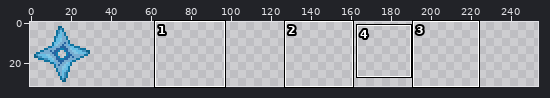
Sprite sheet -- Assets/Sprites/greninja/greninjaBullet.png. Above, an overview of the earlier version with the close-up marked.
Close-up. First the earlier version:
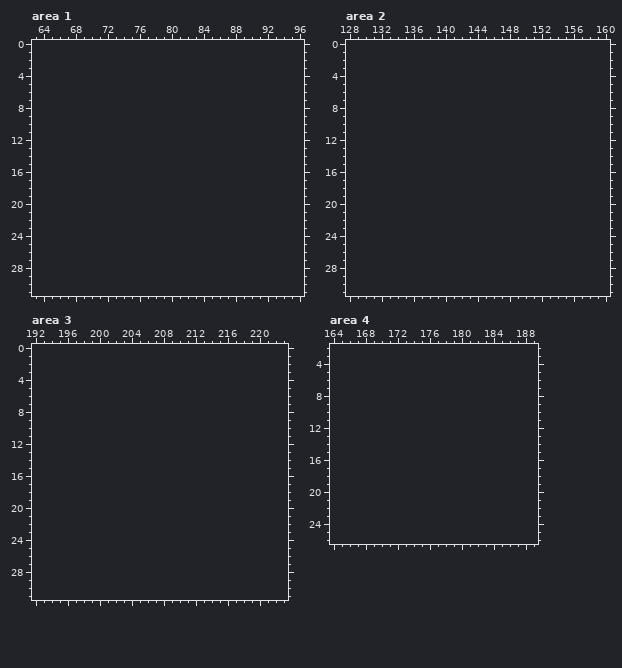
The file is 32x32 pixels. Shown: area 1: x 63..96, y 0..31; area 2: x 128..160, y 0..31; area 3: x 192..223, y 0..31; area 4: x 164..189, y 2..26. The old version is drawn lined up with the new one, on the new canvas. The wide view leaves out empty margins. The commit also changed other parts of the picture, which this record leaves out.
Once edited:
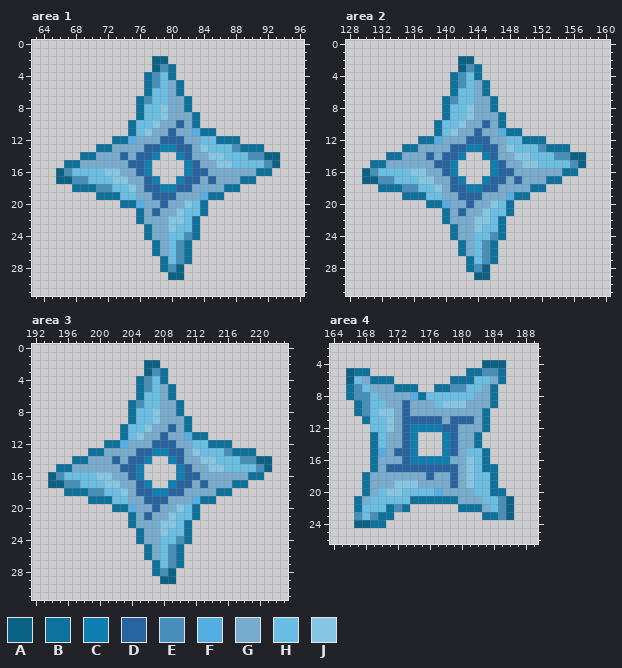
Palette (. is transparent): A #0b6287  B #0d729e  C #0e7fb0  D #2764a1  E #458fba  F #54aee3  G #78accf  H #68bee3  J #84c6e3
Changes in this commit:
canvas 32x32 -> 256x32
--- area 1
@@ x 63..96 @@
  1 ..................................
- 2 ..................................
- 3 ..................................
- 4 ..................................
- 5 ..................................
- 6 ..................................
- 7 ..................................
- 8 ..................................
- 9 ..................................
-10 ..................................
-11 ..................................
-12 ..................................
-13 ..................................
-14 ..................................
-15 ..................................
-16 ..................................
-17 ..................................
-18 ..................................
-19 ..................................
-20 ..................................
-21 ..................................
-22 ..................................
-23 ..................................
-24 ..................................
-25 ..................................
-26 ..................................
-27 ..................................
-28 ..................................
-29 ..................................
+ 2 ...............AA.................
+ 3 ...............AEB................
+ 4 ..............BEHB................
+ 5 ..............BEHGB...............
+ 6 ..............BHHGB...............
+ 7 .............BEHHGGB..............
+ 8 .............BHHJGGB..............
+ 9 .............BHHJGGGB.............
+10 ............BHHJGGDGB.............
+11 ............BHJGGDGGFBB...........
+12 ..........BBFGGGDDDGGHHBBB........
+13 ........BBGGGGDDCCDDGJHHHEBBB.....
+14 ......BBGGGDGDDC..CDGGJJHHHEEAA...
+15 ....BBGGGGGGDDC....CDGGJJHHHHEA...
+16 ...AEHHHHJJGGDC....CDDGGGGGGBB....
+17 ...AAEEHHHJJGGDC..CDDGDGGGBB......
+18 .....BBBEEHHJGDDCCDDGGGGBB........
+19 ........BBBHHGGDDDGGGFBB..........
+20 ...........BBFGGDGGJHB............
+21 .............BGDGGJHHB............
+22 .............BGGGJJHB.............
+23 ..............BGGJHHB.............
+24 ..............BGGHHEB.............
+25 ...............BGHEB..............
+26 ...............BGHEB..............
+27 ................BHEB..............
+28 ................BEA...............
+29 .................AA...............
 30 ..................................
--- area 2
@@ x 128..160 @@
  1 .................................
- 2 .................................
- 3 .................................
- 4 .................................
- 5 .................................
- 6 .................................
- 7 .................................
- 8 .................................
- 9 .................................
-10 .................................
-11 .................................
-12 .................................
-13 .................................
-14 .................................
-15 .................................
-16 .................................
-17 .................................
-18 .................................
-19 .................................
-20 .................................
-21 .................................
-22 .................................
-23 .................................
-24 .................................
-25 .................................
-26 .................................
-27 .................................
-28 .................................
-29 .................................
+ 2 ..............AA.................
+ 3 ..............AEB................
+ 4 .............BEHB................
+ 5 .............BEHGB...............
+ 6 .............BHHGB...............
+ 7 ............BEHHGGB..............
+ 8 ............BHHJGGB..............
+ 9 ............BHHJGGGB.............
+10 ...........BHHJGGDGB.............
+11 ...........BHJGGDGGFBB...........
+12 .........BBFGGGDDDGGHHBBB........
+13 .......BBGGGGDDCCDDGJHHHEBBB.....
+14 .....BBGGGDGDDC..CDGGJJHHHEEAA...
+15 ...BBGGGGGGDDC....CDGGJJHHHHEA...
+16 ..AEHHHHJJGGDC....CDDGGGGGGBB....
+17 ..AAEEHHHJJGGDC..CDDGDGGGBB......
+18 ....BBBEEHHJGDDCCDDGGGGBB........
+19 .......BBBHHGGDDDGGGFBB..........
+20 ..........BBFGGDGGJHB............
+21 ............BGDGGJHHB............
+22 ............BGGGJJHB.............
+23 .............BGGJHHB.............
+24 .............BGGHHEB.............
+25 ..............BGHEB..............
+26 ..............BGHEB..............
+27 ...............BHEB..............
+28 ...............BEA...............
+29 ................AA...............
 30 .................................
--- area 3
@@ x 192..223 @@
  1 ................................
- 2 ................................
- 3 ................................
- 4 ................................
- 5 ................................
- 6 ................................
- 7 ................................
- 8 ................................
- 9 ................................
-10 ................................
-11 ................................
-12 ................................
-13 ................................
-14 ................................
-15 ................................
-16 ................................
-17 ................................
-18 ................................
-19 ................................
-20 ................................
-21 ................................
-22 ................................
-23 ................................
-24 ................................
-25 ................................
-26 ................................
-27 ................................
-28 ................................
-29 ................................
+ 2 ..............AA................
+ 3 ..............AEB...............
+ 4 .............BEHB...............
+ 5 .............BEHGB..............
+ 6 .............BHHGB..............
+ 7 ............BEHHGGB.............
+ 8 ............BHHJGGB.............
+ 9 ............BHHJGGGB............
+10 ...........BHHJGGDGB............
+11 ...........BHJGGDGGFBB..........
+12 .........BBFGGGDDDGGHHBBB.......
+13 .......BBGGGGDDCCDDGJHHHEBBB....
+14 .....BBGGGDGDDC..CDGGJJHHHEEAA..
+15 ...BBGGGGGGDDC....CDGGJJHHHHEA..
+16 ..AEHHHHJJGGDC....CDDGGGGGGBB...
+17 ..AAEEHHHJJGGDC..CDDGDGGGBB.....
+18 ....BBBEEHHJGDDCCDDGGGGBB.......
+19 .......BBBHHGGDDDGGGFBB.........
+20 ..........BBFGGDGGJHB...........
+21 ............BGDGGJHHB...........
+22 ............BGGGJJHB............
+23 .............BGGJHHB............
+24 .............BGGHHEB............
+25 ..............BGHEB.............
+26 ..............BGHEB.............
+27 ...............BHEB.............
+28 ...............BEA..............
+29 ................AA..............
 30 ................................
--- area 4
@@ x 164..189 @@
  3 ..........................
- 4 ..........................
- 5 ..........................
- 6 ..........................
- 7 ..........................
- 8 ..........................
- 9 ..........................
-10 ..........................
-11 ..........................
-12 ..........................
-13 ..........................
-14 ..........................
-15 ..........................
-16 ..........................
-17 ..........................
-18 ..........................
-19 ..........................
-20 ..........................
-21 ..........................
-22 ..........................
-23 ..........................
-24 ..........................
+ 4 ...................AAA....
+ 5 ..ABB............BBEEB....
+ 6 ..AHGBBB.......BBBHHGB....
+ 7 ..BEHGGGBBB..BBEEHHGB.....
+ 8 ..BEEHGGGGFBHHHHHHGGB.....
+ 9 ...BEHHGGDGGGHJJJGGGB.....
+10 ...BEHJJGDGGGGGGGGGB......
+11 ....BHHJGDDDDDGDDDGB......
+12 .....HHJGDCCCCDDGGGB......
+13 .....BHGGDC...CDGGB.......
+14 .....BHGGDC...CDGGB.......
+15 .....BFGDDC...CDGHHB......
+16 .....BGGGDCCCCCGGJHB......
+17 .....BGDDDDDDDDDGJHBB.....
+18 ....BGGGGGGGDGGDGJHHB.....
+19 ....BGGGJJJGGGGDGJHHB.....
+20 ....BGHJJHHHHFGGGGHHBB....
+21 ...BGHHHHHBBBBBBGGGHHEA...
+22 ...BHHHBEB......BBBGHEA...
+23 ...EHEBB...........BBEA...
+24 ...AABB...................
 25 ..........................
Changed places in both close-ups, as pixel boxes (x1, y1, x2, y2):
added: (56, 56, 280, 280)
added: (362, 56, 586, 280)
added: (48, 360, 272, 584)
added: (346, 360, 514, 528)
